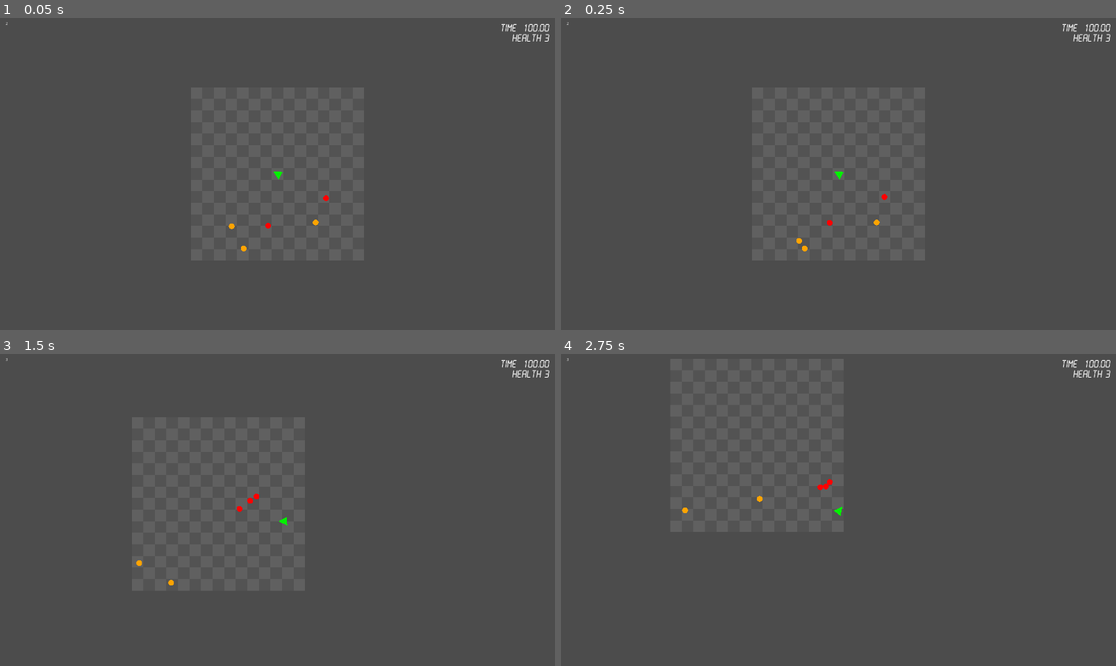
Above: before the commit, frames 1-4 (two rows, left to right).
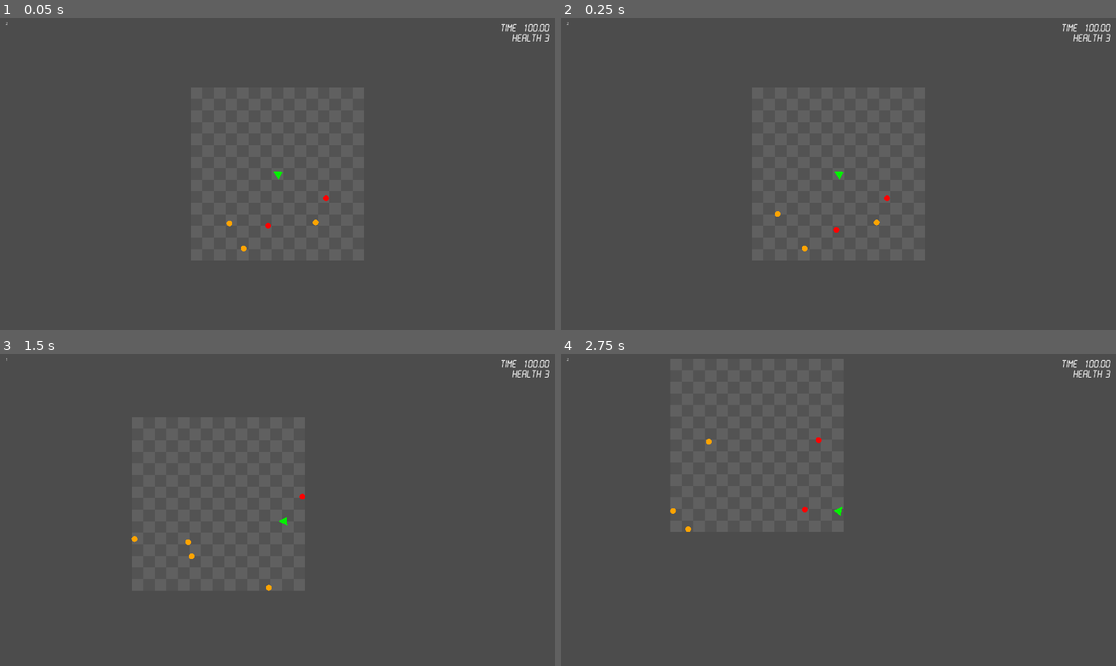
Above: after the commit, the same moments.

Repository: silentcoder99/LD46
Game: Godot game, scene res://Main.tscn
Two runs of this game, one before a commit and one after it. Both use one fixed random seed, a clock stepped at 60 frames per second and the inputs below.
Inputs (mouse positions are in pixels of both pictures, inside the frame that each line leads up to):
- Up to frame 1 (0.05 s): no input
- Up to frame 2 (0.25 s): no input
- Up to frame 3 (1.5 s): move the mouse to (399, 494) at 0.52 s; hold Right (ui_right) 0.53-1.28 s; click (399, 494) at 0.67 s; move the mouse to (166, 525) at 1.27 s; hold Down (ui_down) from 1.28 s (still down)
- Up to frame 4 (2.75 s): move the mouse to (894, 441) at 2.02 s; release Down (ui_down) at 2.03 s; hold Right (ui_right) from 2.03 s (still down)

The runs differ from the first frame. In frame 1, less than 0.1% of the frame differs, in the area x 40-43%, y 65-68%; in frame 2, less than 0.1%; in frame 3, 0.2%, in the area x 1-55%, y 1-76%; in frame 4, 0.2%.

Commit message:
Remove enemy aggression

Diff:
--- a/Enemy.gd
+++ b/Enemy.gd
@@ -53,10 +53,6 @@
 	if agro_timer < 0:
 		agro_timer = 0
 
-func _physics_process(delta):
-	if agro:
-		apply_central_impulse(position.direction_to(player.position) * agro_force)
-
 func _ready():
 	screen_size = get_viewport_rect().size
 	player = get_tree().get_nodes_in_group("player")[0]
@@ -69,11 +65,10 @@
 	$ImmuneTimer.start()
 
 func _on_MoveTimer_timeout():
-	if not agro:
-		attraction = max(player.attraction - position.distance_to(player.position) * distance_scale, 0.00001)
+	attraction = max(player.attraction - position.distance_to(player.position) * distance_scale, 0.00001)
 
-		var move_direction = calc_move_direction()
-		apply_impulse(Vector2(), move_direction * speed)
+	var move_direction = Vector2(1, 0).rotated(randf() * 2 * PI);
+	apply_impulse(Vector2(), move_direction * speed)
 
 	$MoveTimer.wait_time = rand_range(min_move_time, max_move_time)
 	$MoveTimer.start()
--- a/Player.gd
+++ b/Player.gd
@@ -103,17 +103,10 @@
 	return "enemy" in body.get_groups()
 
 func _on_BodyArea_body_entered(body):
-	if is_body_enemy(body) and not is_immune:
-		take_damage()
+	pass
 
 func _on_ImmuneTimer_timeout():
 	is_immune = false
-
-	#Check for enemies already on player
-	for body in $BodyArea.get_overlapping_bodies():
-		if is_body_enemy(body):
-			take_damage()
-			break
 
 func take_damage():
 	is_immune = true
